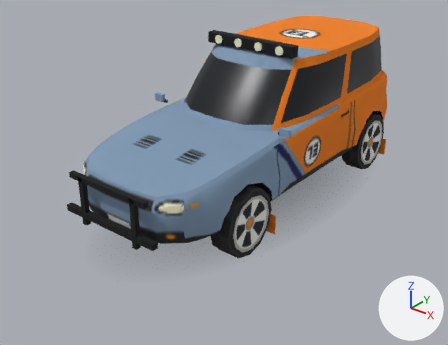
The glTF model modelos/boqueirao.glb, before and after one commit.
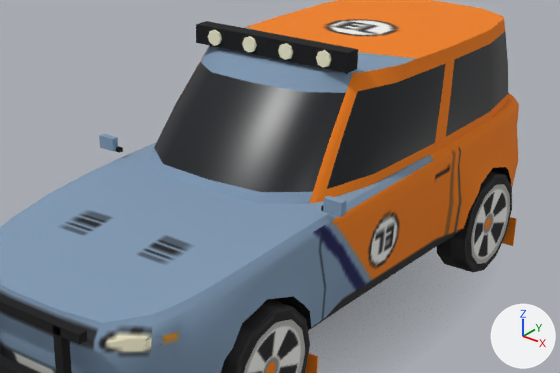
Each version is shown whole from a 50 mm camera at (4.38, -6.15, 3.83) aimed at (-0.1, -0.55, 0.36), then close up on the part from 22% to 92% of the width and 5% to 65% of the height. Every picture has the same lights, and +X, +Y and +Z are marked at lower right. The last two pictures show the newer version. Where no turn or scale is listed for an object, it has been applied to the vertices. Vertices at exactly the same position are counted once.

The older version as bpy lines, for what is in view:
```python
me_interior = bpy.data.meshes.new('Interior')
me_interior.from_pydata(...)  # a box spanning x -0.71..0.71, y -2.11..-1.01, z 0.64..0.96; a box spanning x -0.81..0.81, y -0.91..0.91, z 0.54..1.1; a box spanning x -0.63..0.63, y -0.11..2.0, z 1.08..1.73
me_interior.materials.append(mat_caixa)  # black #101013
me_porta_te_malha = bpy.data.meshes.new('Porta_TE_malha')
me_porta_te_malha.from_pydata(...)  # 56 vertices, 52 faces; spans x 0.74..0.947, y 0.819..0.912, z 0.49..1.86
# faces by material slot: [21, 5, 26]
me_porta_te_malha.materials.append(mat_carroceria)  # picture img_boqueirao_carroceria
me_porta_te_malha.materials.append(mat_vidro)  # black #050913
me_porta_te_malha.materials.append(mat_caixa)  # black #101013
me_roda_de = bpy.data.meshes.new('Roda_DE')
me_roda_de.from_pydata(...)  # 50 vertices, 96 faces; spans x -0.14..0.14, y -0.4..0.4, z -0.4..0.4
me_roda_de.materials.append(mat_roda)  # picture img_boqueirao_roda
ob_interior = bpy.data.objects.new('Interior', me_interior)
ob_interior.location = (0.0, 0.0, 0.0)
ob_porta_te_malha = bpy.data.objects.new('Porta_TE_malha', me_porta_te_malha)
ob_porta_te_malha.location = (0.0, 0.0, 0.0)
ob_roda_te = bpy.data.objects.new('Roda_TE', me_roda_de)
ob_roda_te.location = (0.835, 1.43, 0.4)
# also in view: 'Farol' at (0.0, -2.28, 0.86); 'Capo_malha' at (0.0, -1.67, 1.05); 'Porta_E_malha' at (0.81, -0.02, 1.18); 'Roda_DE' at (0.85, -1.43, 0.4); 'Carroceria' at (0.0, -0.08, 1.04)
```
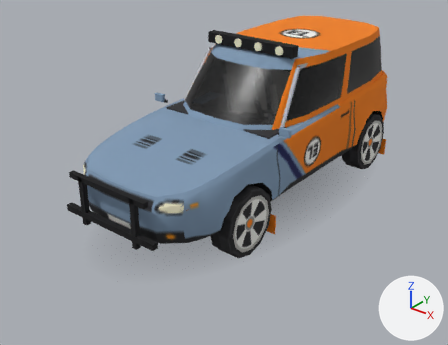
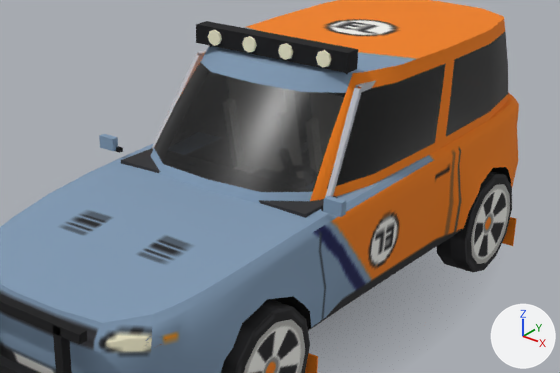
What differs and where, as boxes (x1, y1, x2, y2) in the close-ups (560 x 373 px):
'Interior', reshaped (not visible before)
    after: (121, 50, 376, 300)
part 1 of me_interior, added
    after: (121, 148, 338, 218)
part 2 of me_interior, added (mostly hidden)
    after: (152, 50, 376, 197)

The edits, one by one:
Material 'Forro' (mat_forro) is new.
Its base color is (0.029, 0.029, 0.0323) (dark grey #303032).
Its roughness is 1.0.
Material 'Banco' (mat_banco) is new.
Its base color is (0.893, 0.873, 0.813) (white #f3f0e9).
Its roughness is 1.0.
me_interior is used by ob_interior; location (0.0, 0.0, 0.0).
me_interior had 24 vertices, 36 faces and spanned x -0.81..0.81, y -2.11..2.0, z 0.54..1.73.
me_interior no longer uses material mat_caixa (black #101013).
me_interior now has 398 vertices, 558 faces and spans x -0.85..0.85, y -2.11..2.24, z 0.51..1.81.
me_interior part 1: a new loose piece, a box spanning x -0.78..0.78, y -0.85..-0.49, z 0.9..1.17, in mat_forro (dark grey #303032).
me_interior part 2: 176 vertices added at x -0.78..0.78, y -0.56..2.12, z 0.51..1.8.
Other edits to the shape of me_interior do not show in these pictures.
me_interior gains material mat_forro (dark grey #303032).
me_interior gains material mat_banco (white #f3f0e9).
me_interior gains material mat_cromo (light grey #b9bcc3).
me_interior gains material mat_preto (black #101013).
